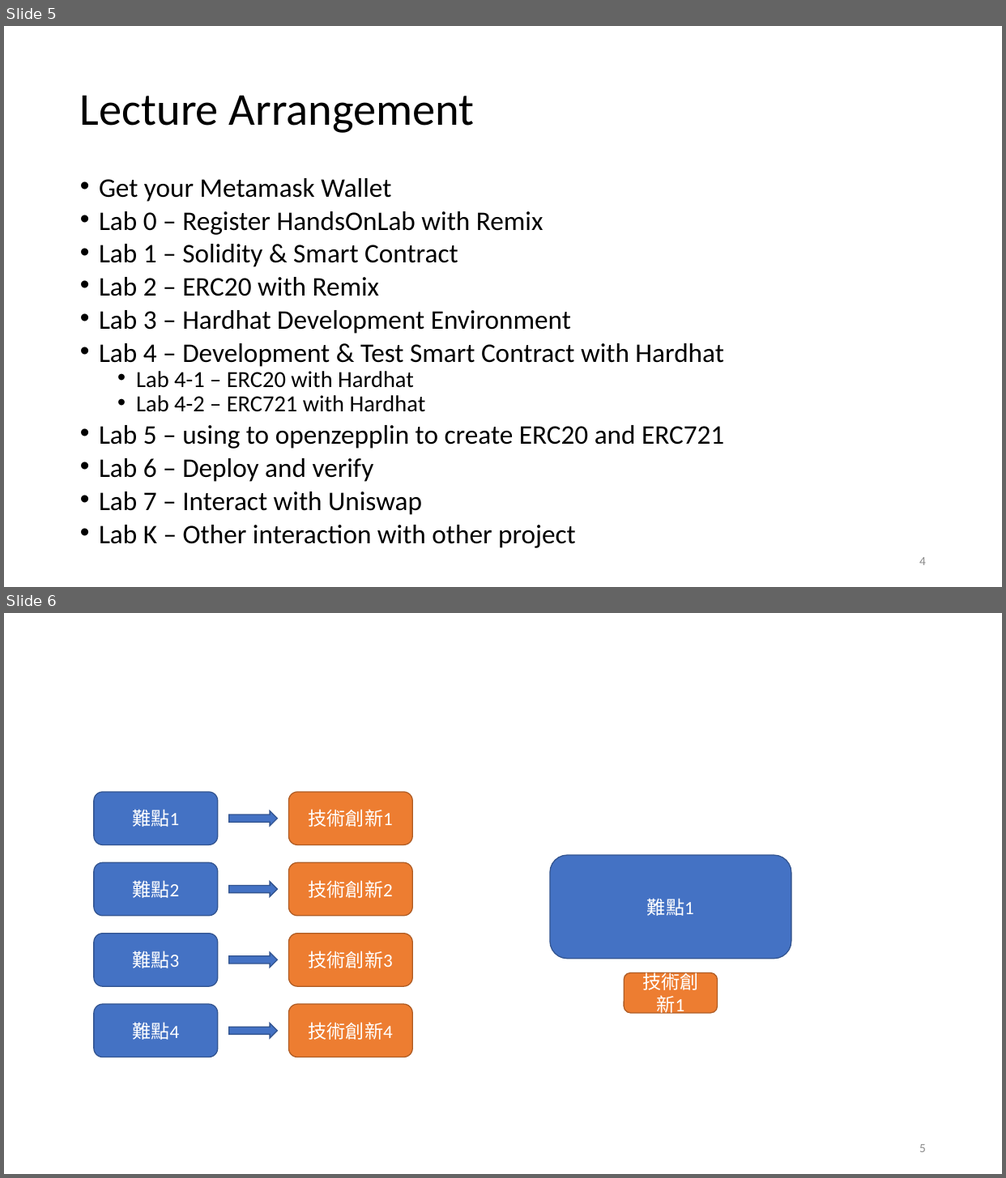
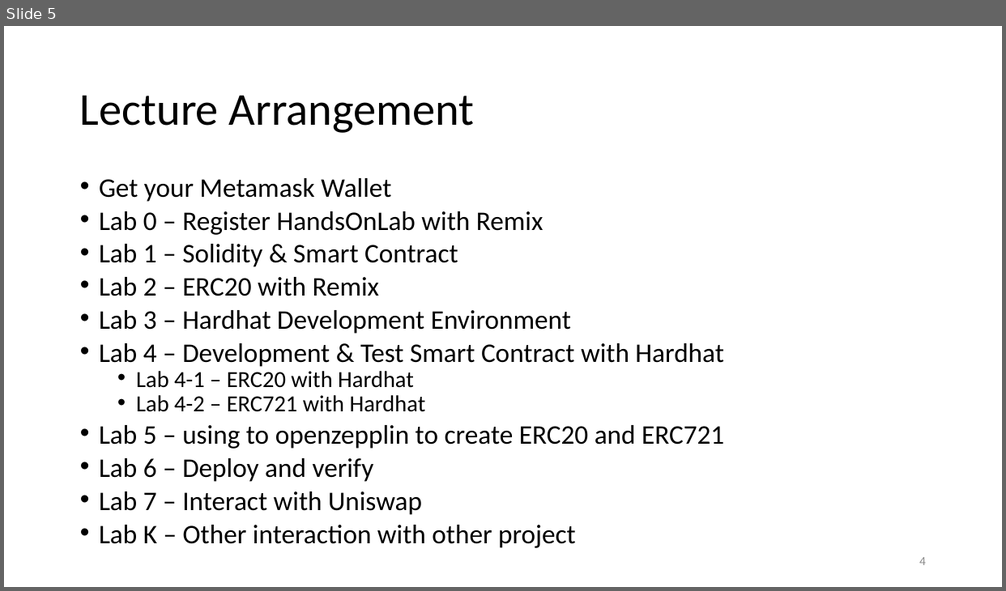
Before and after one commit to 0xGear/HandsOnLab, a slide deck: HandsOnLab.pptx. Shown one above the other, each under a label of ours: slides 5 and 6 before the commit, slide 5 after it. The pictures are 1006x1178 and 1006x591 pixels, drawn with LibreOffice and Linux fonts; fonts in the diff are those of the drawing. Boxes give left, top, right and bottom in pixels: in the first picture for what was removed or moved away, otherwise in the second. Text is boxed around its words. In the diff, an @@ line names an element or a change of style, - is before the commit and + after.

```diff
--- a/HandsOnLab.pptx
+++ b/HandsOnLab.pptx
@@ slide 6 removed at <box>4,613,1002,1174</box>, background #FFFFFF @@
@@ rounded rectangle removed at <box>94,792,217,845</box> @@
-難點1
@@ rounded rectangle removed at <box>288,792,412,845</box> @@
-技術創新1
@@ right arrow removed at <box>229,811,278,826</box> @@
@@ rounded rectangle removed at <box>550,855,791,959</box> @@
-難點1
@@ rounded rectangle removed at <box>94,863,217,916</box> @@
-難點2
@@ rounded rectangle removed at <box>288,863,412,916</box> @@
-技術創新2
@@ right arrow removed at <box>229,882,278,897</box> @@
@@ rounded rectangle removed at <box>94,934,217,986</box> @@
-難點3
@@ rounded rectangle removed at <box>288,934,412,986</box> @@
-技術創新3
@@ right arrow removed at <box>229,953,278,968</box> @@
@@ rounded rectangle removed at <box>624,973,718,1013</box> @@
-技術創新1
@@ rounded rectangle removed at <box>94,1004,217,1058</box> @@
-難點4
@@ right arrow removed at <box>229,1023,278,1038</box> @@
@@ rounded rectangle removed at <box>288,1004,412,1058</box> @@
-技術創新4
@@ page number removed at <box>919,1144,926,1152</box> @@
-5
```
Also in this commit, not shown: 4 other slides removed, 2 other files.
